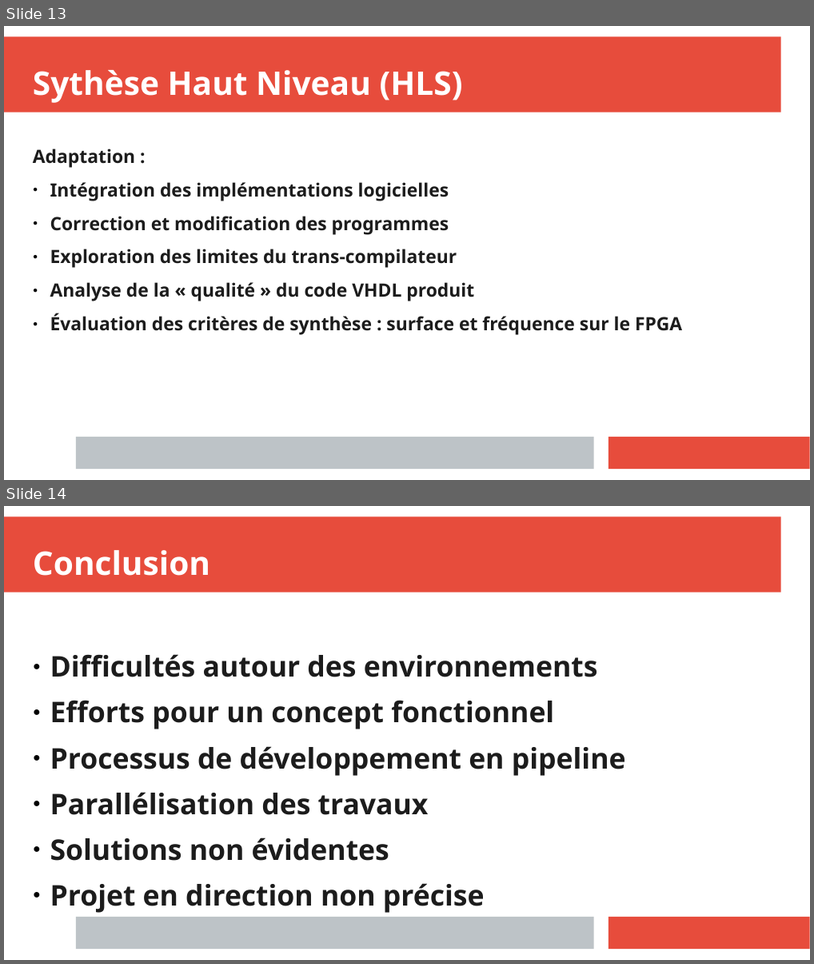
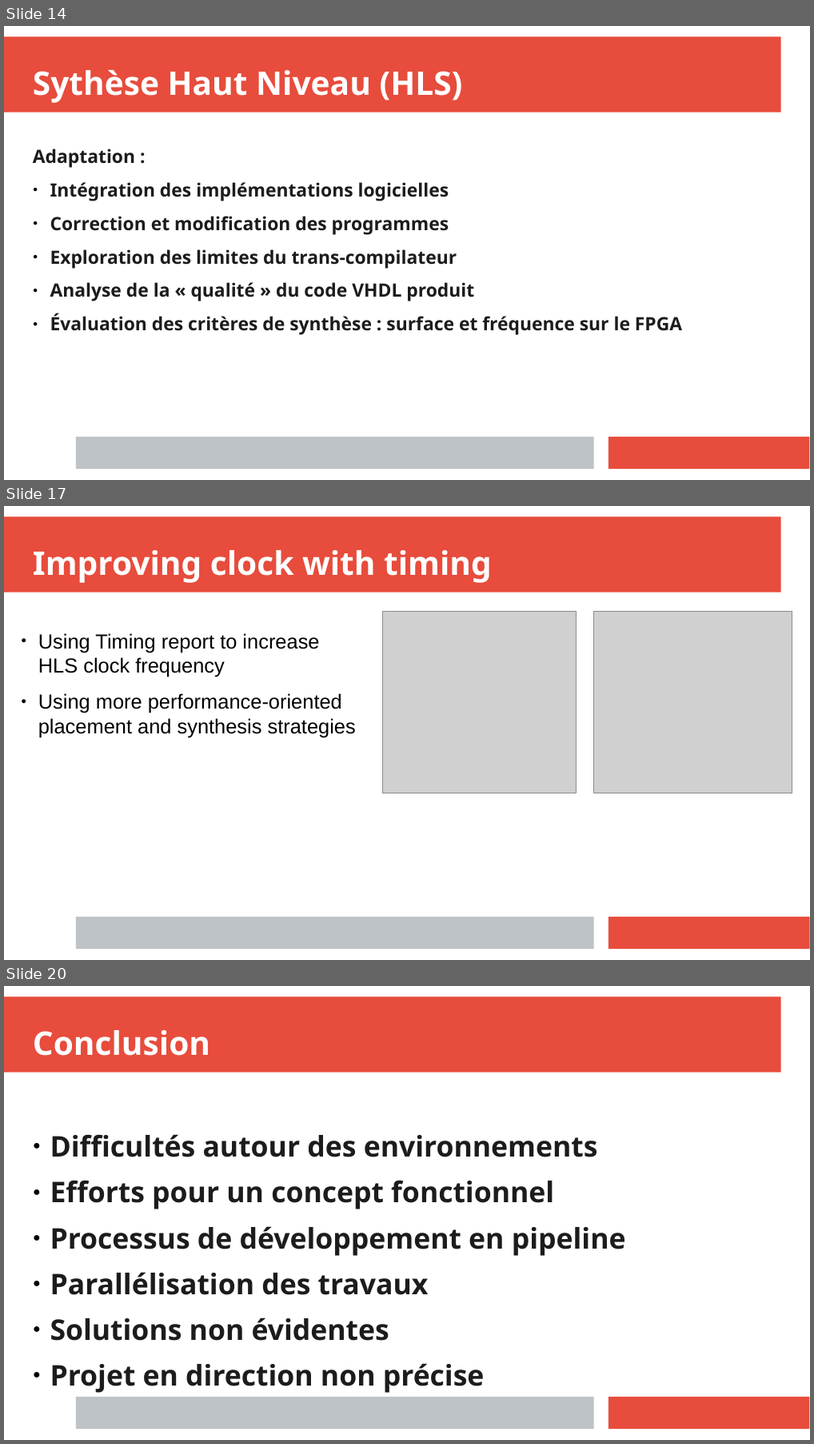
Before and after one commit to anisghaoui/A2, a slide deck: presentation_finale/prensent_A2_ghaoui.pptx. Shown one above the other, each under a label of ours: slides 13 and 14 before the commit, slides 14, 17 and 20 after it; the slides between them are not shown. The pictures are 814x964 and 814x1444 pixels, drawn with LibreOffice and Linux fonts; fonts in the diff are those of the drawing; grey boxes stand for pictures. Boxes give left, top, right and bottom in pixels: in the first picture for what was removed or moved away, otherwise in the second. Text is boxed around its words. In the diff, an @@ line names an element or a change of style, - is before the commit and + after.

```diff
--- a/presentation_finale/prensent_A2_ghaoui.pptx
+++ b/presentation_finale/prensent_A2_ghaoui.pptx
@@ slide 17 added at [4,506,810,960], background #FFFFFF; not listed: 3 template elements that a slide beside it also shows @@
@@ text added at [33,550,492,583], 32 pt, text #FFFFFF, bold @@
+Improving clock with timing
@@ picture added at [383,612,576,793] @@
@@ picture added at [594,612,793,793] @@
@@ text added at [38,633,356,737], 20 pt, text #000000 @@
+● Using Timing report to increase HLS clock frequency
+● Using more performance-oriented placement and synthesis strategies
@@ what was slide 13 is now slide 14 @@
@@ what was slide 14 is now slide 20 @@
```
Also in this commit, not shown: 6 other slides added, 1 slide removed, 14 other files.
